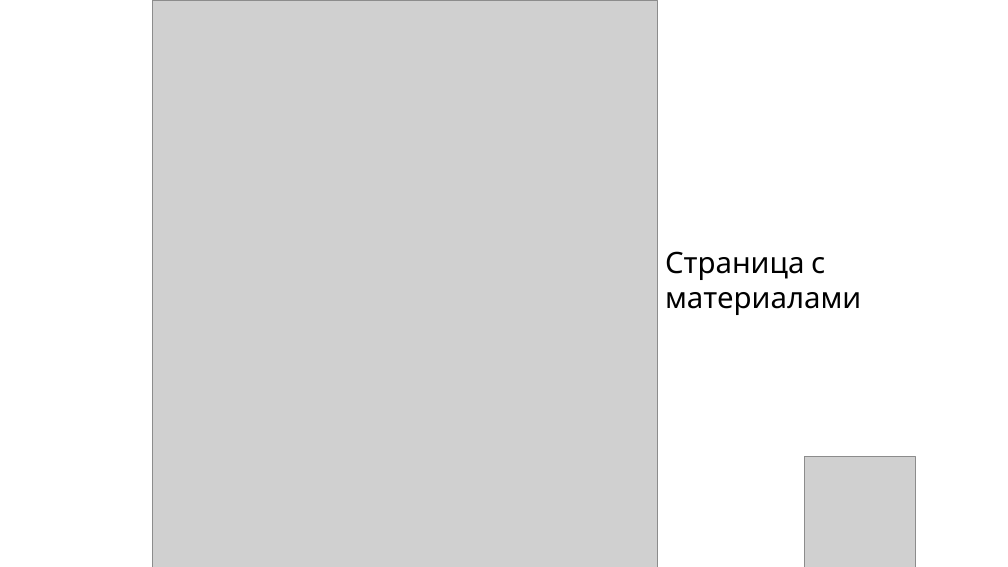
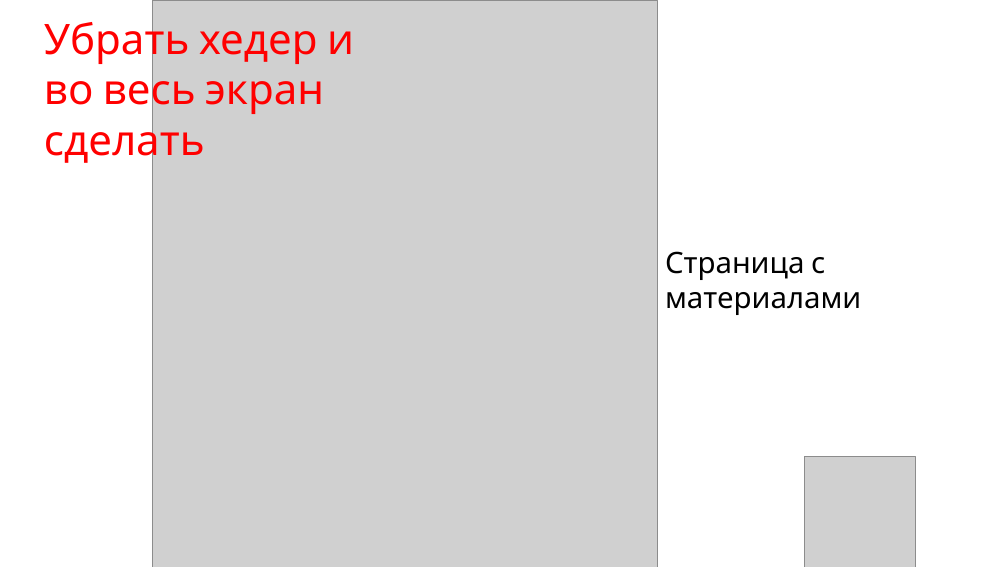
Before and after one commit to Danildanil228/diplomfiles, a slide deck: slide 15 of Презентация.pptx (slide 14 before the commit). Drawn at 1008x567 pixels with LibreOffice and Linux fonts; fonts in the diff are those of the drawing; grey boxes stand for pictures; background and template pictures are left out. Boxes give left, top, right and bottom in pixels: in the first picture for what was removed or moved away, otherwise in the second. Text is boxed around its words. In the diff, an @@ line names an element or a change of style, - is before the commit and + after.

```diff
--- a/Презентация.pptx
+++ b/Презентация.pptx
@@ text added at [44,14,354,166], 40 pt, text #FF0000 @@
+Убрать хедер и во весь экран сделать
```
Also in this commit, not shown: 6 other slides changed, 2 slides added, 2 slides removed.
